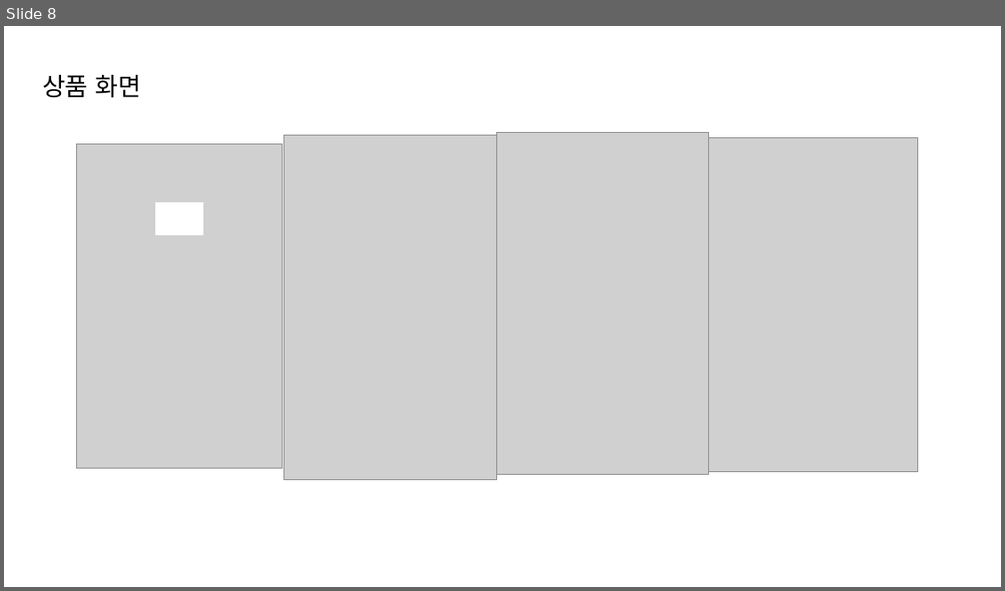
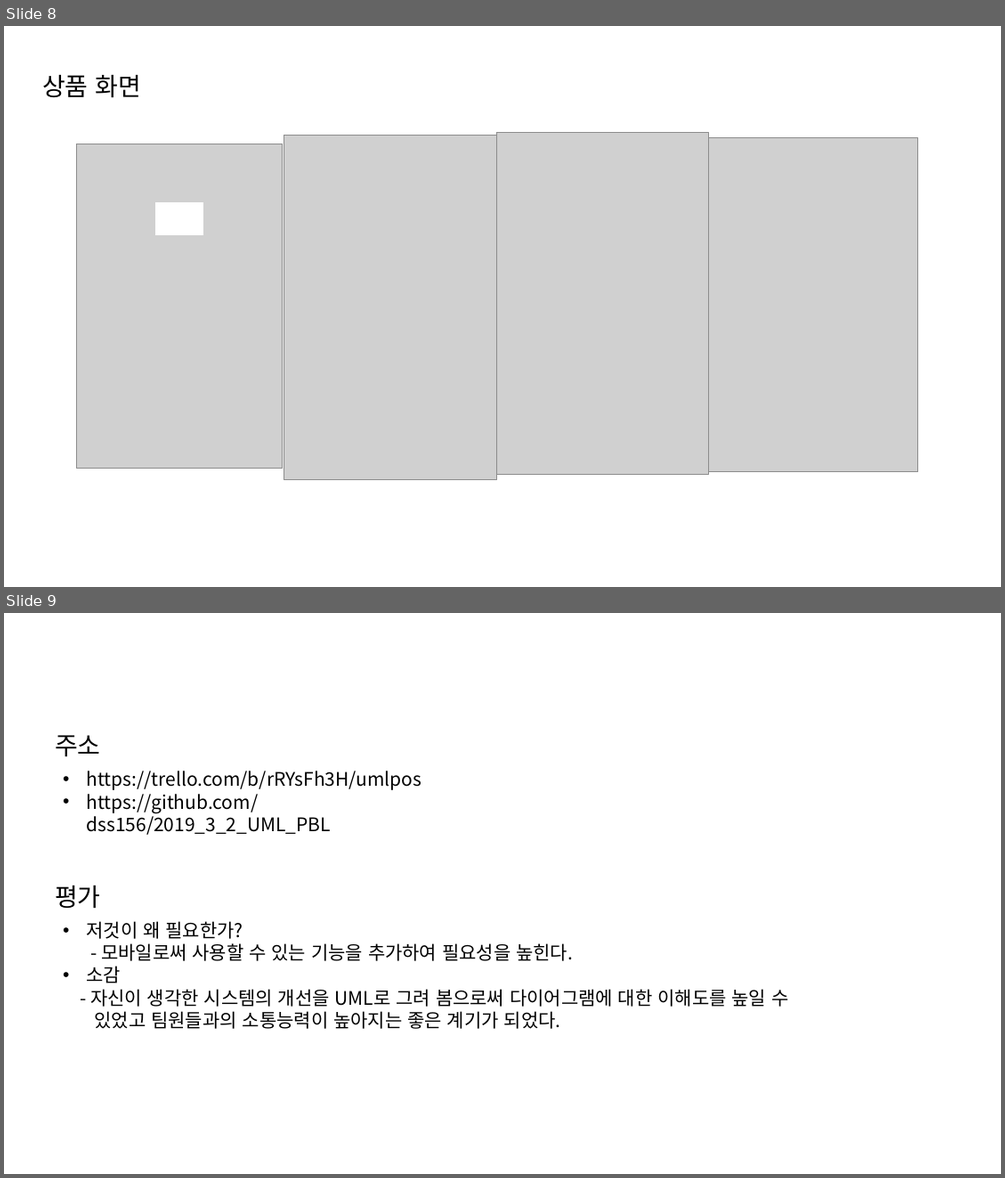
Before and after one commit to dss156/2019_3_2_UML_PBL, a slide deck: 발표자료.pptx. Shown one above the other, each under a label of ours: slide 8 before the commit, slides 8 and 9 after it. The pictures are 1005x591 and 1005x1178 pixels, drawn with LibreOffice and Linux fonts; fonts in the diff are those of the drawing; grey boxes stand for pictures. Boxes give left, top, right and bottom in pixels: in the first picture for what was removed or moved away, otherwise in the second. Text is boxed around its words. In the diff, an @@ line names an element or a change of style, - is before the commit and + after.

```diff
--- a/발표자료.pptx
+++ b/발표자료.pptx
@@ slide 9 added at box(4, 613, 1001, 1174), background #FFFFFF @@
@@ text added at box(55, 735, 101, 756), 24 pt, text #000000 @@
+주소
@@ text added at box(86, 771, 421, 835), 18 pt, text #000000 @@
+• https://trello.com/b/rRYsFh3H/umlpos
+• https://github.com/dss156/2019_3_2_UML_PBL
@@ text added at box(55, 884, 101, 908), 24 pt, text #000000 @@
+평가
@@ text added at box(86, 921, 788, 1029), 18 pt, text #000000 @@
+• 저것이 왜 필요한가?
+  - 모바일로써 사용할 수 있는 기능을 추가하여 필요성을 높힌다.
+• 소감
+- 자신이 생각한 시스템의 개선을 UML로 그려 봄으로써 다이어그램에 대한 이해도를 높일 수
+있었고 팀원들과의 소통능력이 높아지는 좋은 계기가 되었다.
```
Also in this commit, not shown: 1 slide changed.
